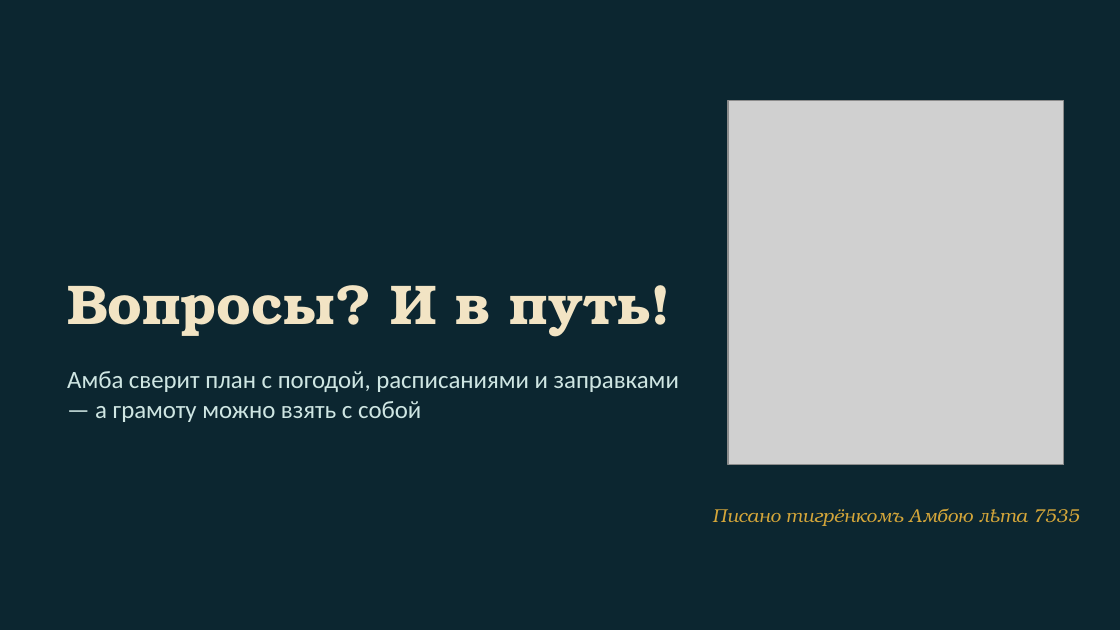
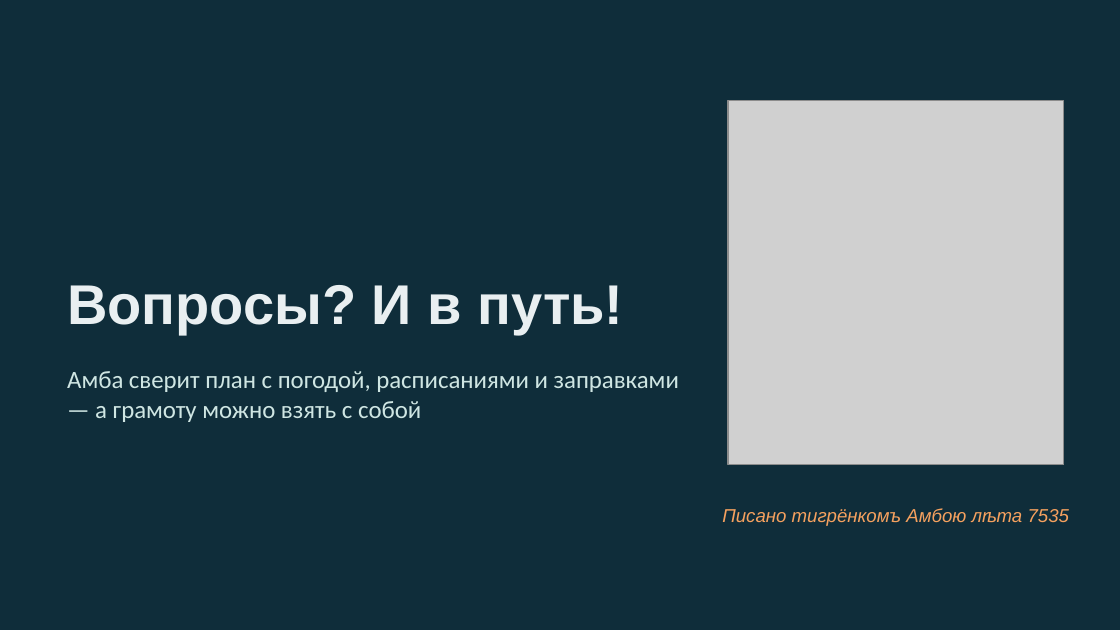
Before and after one commit to BessolitsinGleb/AI-ta, a slide deck: slide 15 of presentation/Amba_Travel_AI.pptx. Drawn at 1120x630 pixels with LibreOffice and Linux fonts; fonts in the diff are those of the drawing; grey boxes stand for pictures. Boxes give left, top, right and bottom in pixels: in the first picture for what was removed or moved away, otherwise in the second. Text is boxed around its words. In the diff, an @@ line names an element or a change of style, - is before the commit and + after.

```diff
--- a/presentation/Amba_Travel_AI.pptx
+++ b/presentation/Amba_Travel_AI.pptx
@@ background #0C2630 to #0F2D3A @@
@@ title "Вопросы? И в путь!" at <box>67,285,624,334</box>: font TeX Gyre Bonum to Arial, text colour #F2E4C4 to #E9EFF1 @@
@@ text "Писано тигрёнкомъ Амбою лѣта 7535" at <box>722,508,1069,526</box>: font TeX Gyre Bonum to Arial, text colour #D4A63A to #F5A15F @@
```
Also in this commit, not shown: 12 other slides changed, 2 slides added, 2 slides removed, 28 other files.
